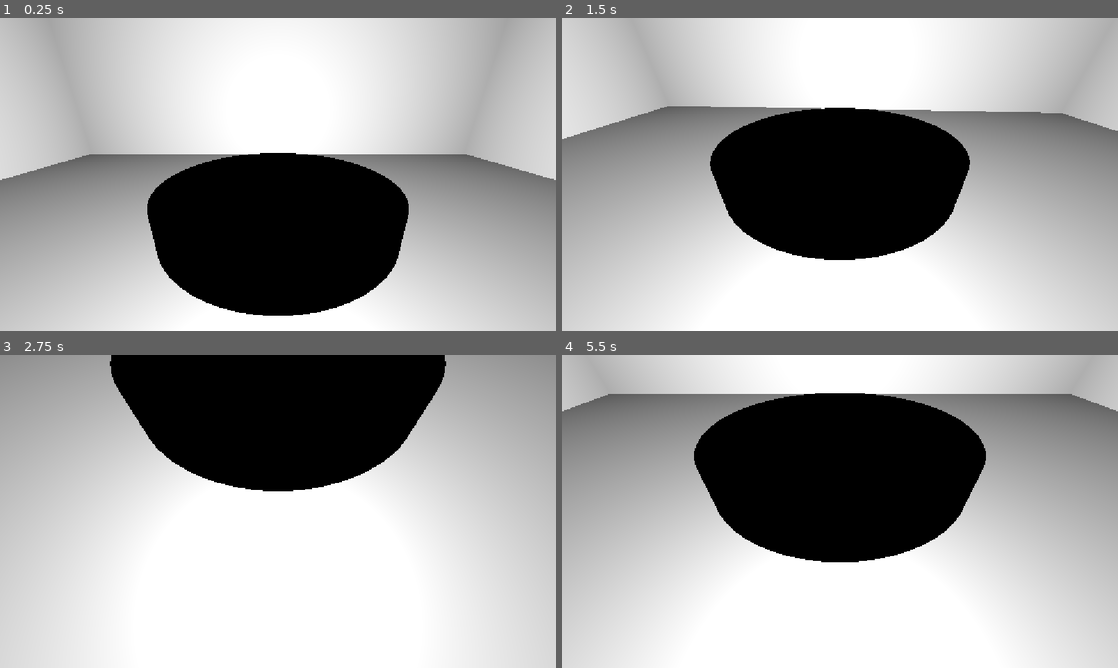
Above: before the commit, frames 1-4 (two rows, left to right).
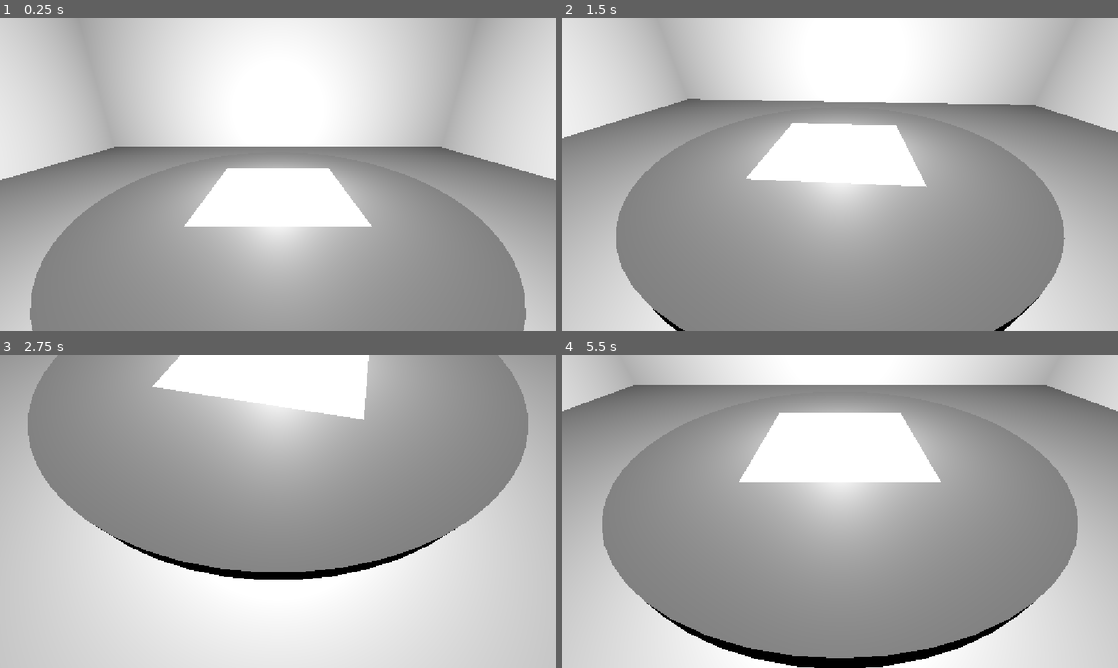
Above: after the commit, the same moments.

Repository: greywolfcode/TBD
Game: Godot game, scene res://areas/game.tscn
Two runs of this game, one before a commit and one after it. Both use one fixed random seed, a clock stepped at 60 frames per second and the inputs below.
Inputs (mouse positions are in pixels of both pictures, inside the frame that each line leads up to):
- Up to frame 1 (0.25 s): no input
- Up to frame 2 (1.5 s): tap Enter at 0.5 s; move the mouse to (962, 158) at 0.52 s; hold D (rotate_right) 0.53-1.28 s; tap Mouse wheel up (zoom_in) at 0.6 s; move the mouse to (728, 190) at 1.27 s; hold S (tilt_down) from 1.28 s (still down); tap Mouse wheel down (zoom_out) at 1.35 s
- Up to frame 3 (2.75 s): move the mouse to (333, 442) at 2.02 s; release S (tilt_down) at 2.03 s; hold D (rotate_right) from 2.03 s (still down); tap Mouse wheel up (zoom_in) at 2.1 s
- Up to frame 4 (5.5 s): move the mouse to (812, 574) at 2.77 s; release D (rotate_right) at 2.78 s; hold W (tilt_up) 2.78-3.53 s; tap Mouse wheel down (zoom_out) at 2.85, 4.35 s; move the mouse to (1006, 558) at 3.52 s; hold A (rotate_left) 3.53-5.03 s; tap Mouse wheel up (zoom_in) at 3.6, 5.1 s; move the mouse to (673, 464) at 4.27 s; move the mouse to (867, 511) at 5.02 s; hold S (tilt_down) from 5.03 s (still down)

The runs differ from the first frame. In frame 1, 41% of the frame differs, in the area x 5-95%, y 41-100%; in frame 2, 48%; in frame 3, 58%; in frame 4, 58%, in the area x 7-93%, y 9-100%.

Commit message:
Create table scene

Diff:
--- a/src/areas/game.tscn
+++ b/src/areas/game.tscn
@@ -2,11 +2,7 @@
 
 [ext_resource type="Script" uid="uid://by04h3qqcpb1m" path="res://camaras/play_camara.gd" id="1_yhr22"]
 [ext_resource type="PackedScene" uid="uid://n2uqe6w3q43g" path="res://areas/background.tscn" id="2_15ku6"]
-
-[sub_resource type="CylinderMesh" id="CylinderMesh_22v44"]
-height = 0.15332031
-
-[sub_resource type="StandardMaterial3D" id="StandardMaterial3D_8oc0p"]
+[ext_resource type="PackedScene" uid="uid://clarjomh430v6" path="res://world/table/table.tscn" id="3_bllmp"]
 
 [node name="game" type="Node3D" unique_id=988747938]
 
@@ -14,11 +10,9 @@
 script = ExtResource("1_yhr22")
 
 [node name="Camera3D" type="Camera3D" parent="camara" unique_id=703318921]
-transform = Transform3D(1, 0, 0, 0, 0.9396927, 0.34202015, 0, -0.34202015, 0.9396927, 0, 0.411, 0.844)
-
-[node name="MeshInstance3D" type="MeshInstance3D" parent="." unique_id=2027275070]
-mesh = SubResource("CylinderMesh_22v44")
-surface_material_override/0 = SubResource("StandardMaterial3D_8oc0p")
+transform = Transform3D(1, 0, 0, 0, 0.9396927, 0.34202015, 0, -0.34202015, 0.9396927, 0, 1.411, 2.8439999)
 
 [node name="background" parent="." unique_id=345914287 instance=ExtResource("2_15ku6")]
-transform = Transform3D(1, 0, 0, 0, 1, 0, 0, 0, 1, 0, -3, 0)
+transform = Transform3D(1, 0, 0, 0, 1, 0, 0, 0, 1, 0, -2, 0)
+
+[node name="table" parent="." unique_id=983783951 instance=ExtResource("3_bllmp")]
--- /dev/null
+++ b/src/world/table/table.tscn
@@ -0,0 +1,37 @@
+[gd_scene format=3 uid="uid://clarjomh430v6"]
+
+[sub_resource type="CylinderMesh" id="CylinderMesh_j8jgc"]
+
+[sub_resource type="CylinderMesh" id="CylinderMesh_03nct"]
+
+[sub_resource type="PlaneMesh" id="PlaneMesh_j8jgc"]
+
+[sub_resource type="StandardMaterial3D" id="StandardMaterial3D_03nct"]
+
+[sub_resource type="BoxShape3D" id="BoxShape3D_cvwby"]
+size = Vector3(5, 0, 5)
+
+[node name="table" type="Node3D" unique_id=983783951]
+
+[node name="structure" type="Node3D" parent="." unique_id=347108261]
+
+[node name="top" type="MeshInstance3D" parent="structure" unique_id=434627232]
+transform = Transform3D(5, 0, 0, 0, 0.1, 0, 0, 0, 5, 0, 0, 0)
+mesh = SubResource("CylinderMesh_j8jgc")
+
+[node name="base" type="MeshInstance3D" parent="structure" unique_id=952898045]
+transform = Transform3D(1, 0, 0, 0, 1, 0, 0, 0, 1, 0, -1.0792018, 0)
+mesh = SubResource("CylinderMesh_03nct")
+
+[node name="map" type="MeshInstance3D" parent="structure" unique_id=494193387]
+transform = Transform3D(1, 0, 0, 0, 1, 0, 0, 0, 1, 0, 0.15, 0)
+mesh = SubResource("PlaneMesh_j8jgc")
+surface_material_override/0 = SubResource("StandardMaterial3D_03nct")
+
+[node name="Area3D" type="Area3D" parent="." unique_id=768709628]
+
+[node name="CollisionShape3D" type="CollisionShape3D" parent="Area3D" unique_id=1843869291]
+transform = Transform3D(1, 0, 0, 0, 1, 0, 0, 0, 1, 0, 0.11, 0)
+shape = SubResource("BoxShape3D_cvwby")
+
+[node name="tiles" type="Node3D" parent="." unique_id=221248569]
